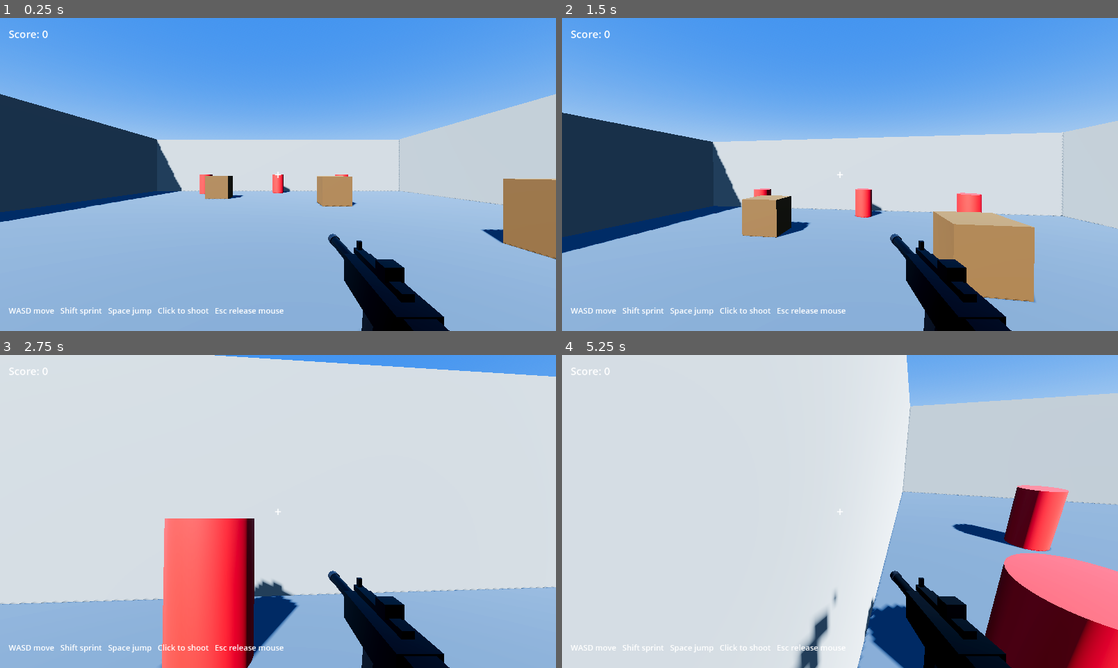
Above: before the commit, frames 1-4 (two rows, left to right).
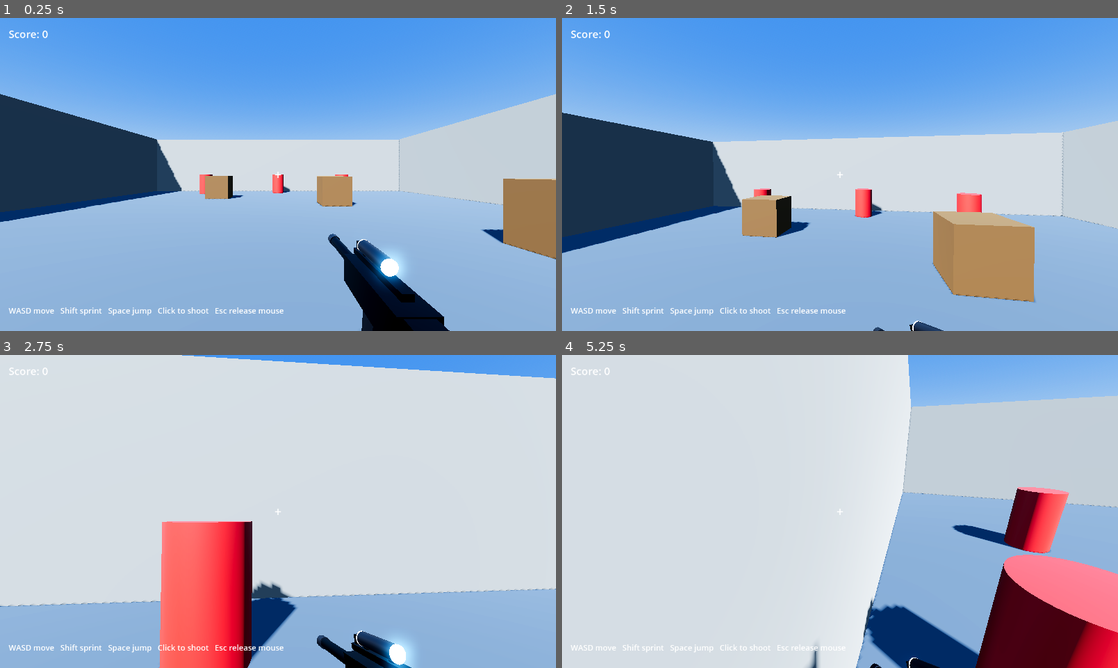
Above: after the commit, the same moments.

Repository: VekzYT/Claude_Enviroment
Game: Godot game, scene res://scenes/main.tscn
Two runs of this game, one before a commit and one after it. Both use one fixed random seed, a clock stepped at 60 frames per second and the inputs below.
Inputs (mouse positions are in pixels of both pictures, inside the frame that each line leads up to):
- Up to frame 1 (0.25 s): no input
- Up to frame 2 (1.5 s): tap Enter at 0.5, 1.25 s; move the mouse to (867, 174) at 0.52 s; hold W from 0.53 s (still down); tap R at 0.6, 1.35 s; click (867, 174) at 0.67 s; tap Space at 0.77 s; move the mouse to (812, 174) at 1.27 s; click (812, 174) at 1.42 s
- Up to frame 3 (2.75 s): keep holding W; tap Space at 1.52 s; tap Enter at 2 s; move the mouse to (289, 505) at 2.02 s; hold Shift from 2.03 s (still down); click (289, 505) at 2.17 s; tap R at 2.3 s
- Up to frame 4 (5.25 s): tap Enter at 2.75, 3.5, 4.25 s; move the mouse to (834, 517) at 2.77 s; release Shift at 2.78 s; tap R at 2.85, 3.6, 4.55, 5.1 s; click (834, 517) at 2.92 s; tap Space at 3.02, 3.77, 4.52 s; move the mouse to (878, 514) at 3.52 s; click (878, 514) at 3.67 s; tap Escape at 4.15 s; move the mouse to (673, 464) at 4.27 s; release W at 4.28 s; hold A 4.28-5.03 s; tap Shift at 4.35 s; click (673, 464) at 4.42 s; move the mouse to (845, 511) at 5.02 s; hold W from 5.03 s (still down); click (845, 511) at 5.17 s

The runs differ from the first frame. In frame 1, 0.7% of the frame differs, in the area x 64-73%, y 70-86%; in frame 2, 3.2%; in frame 3, 5.5%, in the area x 0-100%, y 0-100%; in frame 4, 5.1%.

Commit message:
Bump to Syfon v1.1: procedural movement/weapon animation, scope
Adds walk-cycle camera bob and strafe lean, mouse-lag weapon sway,
fire recoil kick, a full reload animation (magazine drops and
returns), and right-click aim-down-sights with FOV zoom. Gun model
gets a mounted scope (tube, mount rings, front/rear lens) in place of
the old rear iron sight.

Co-Authored-By: Claude Sonnet 5 <noreply@anthropic.com>
Claude-Session: https://claude.ai/code/session_01D76RNRXBpHUzTBpTHP1NBy

Diff:
--- a/game/project.godot
+++ b/game/project.godot
@@ -6,7 +6,7 @@
 
 [application]
 
-config/name="Syfon v1.0"
+config/name="Syfon v1.1"
 run/main_scene="res://scenes/main.tscn"
 config/features=PackedStringArray("4.3", "Forward Plus")
 
--- a/game/scenes/player.tscn
+++ b/game/scenes/player.tscn
@@ -44,6 +44,14 @@
 emission_enabled = true
 emission = Color(1, 0.8, 0.2, 1)
 emission_energy_multiplier = 8.0
+
+[sub_resource type="StandardMaterial3D" id="StdMat_lens"]
+albedo_color = Color(0.05, 0.22, 0.32, 1)
+metallic = 0.9
+roughness = 0.08
+emission_enabled = true
+emission = Color(0.2, 0.6, 0.85, 1)
+emission_energy_multiplier = 3.0
 
 [node name="Player" type="CharacterBody3D"]
 script = ExtResource("1_player")
@@ -96,17 +104,38 @@
 mesh = SubResource("BoxMesh_unit")
 surface_material_override/0 = SubResource("StdMat_gunmetal")
 
-[node name="RearSightHousing" type="MeshInstance3D" parent="Head/Camera3D/Gun"]
-position = Vector3(0, 0.09, 0.05)
-scale = Vector3(0.05, 0.04, 0.05)
+[node name="ScopeMountFront" type="MeshInstance3D" parent="Head/Camera3D/Gun"]
+position = Vector3(0, 0.083, -0.09)
+scale = Vector3(0.018, 0.026, 0.018)
 mesh = SubResource("BoxMesh_unit")
 surface_material_override/0 = SubResource("StdMat_gunmetal")
 
-[node name="SightLens" type="MeshInstance3D" parent="Head/Camera3D/Gun"]
-position = Vector3(0, 0.09, 0.025)
-scale = Vector3(0.012, 0.012, 0.012)
-mesh = SubResource("SphereMesh_unit")
-surface_material_override/0 = SubResource("StdMat_accent")
+[node name="ScopeMountRear" type="MeshInstance3D" parent="Head/Camera3D/Gun"]
+position = Vector3(0, 0.083, 0.03)
+scale = Vector3(0.018, 0.026, 0.018)
+mesh = SubResource("BoxMesh_unit")
+surface_material_override/0 = SubResource("StdMat_gunmetal")
+
+[node name="ScopeTube" type="MeshInstance3D" parent="Head/Camera3D/Gun"]
+position = Vector3(0, 0.1, -0.03)
+rotation_degrees = Vector3(-90, 0, 0)
+scale = Vector3(0.044, 0.16, 0.044)
+mesh = SubResource("CylinderMesh_unit")
+surface_material_override/0 = SubResource("StdMat_gunmetal_light")
+
+[node name="ScopeLensFront" type="MeshInstance3D" parent="Head/Camera3D/Gun"]
+position = Vector3(0, 0.1, -0.112)
+rotation_degrees = Vector3(-90, 0, 0)
+scale = Vector3(0.046, 0.006, 0.046)
+mesh = SubResource("CylinderMesh_unit")
+surface_material_override/0 = SubResource("StdMat_lens")
+
+[node name="ScopeLensRear" type="MeshInstance3D" parent="Head/Camera3D/Gun"]
+position = Vector3(0, 0.1, 0.052)
+rotation_degrees = Vector3(-90, 0, 0)
+scale = Vector3(0.046, 0.006, 0.046)
+mesh = SubResource("CylinderMesh_unit")
+surface_material_override/0 = SubResource("StdMat_lens")
 
 [node name="BarrelShroud" type="MeshInstance3D" parent="Head/Camera3D/Gun"]
 position = Vector3(0, 0, -0.32)
--- a/game/scripts/player.gd
+++ b/game/scripts/player.gd
@@ -6,24 +6,60 @@
 const MOUSE_SENSITIVITY := 0.0025
 const GRAVITY := 9.8
 
+const HIP_FOV := 75.0
+const AIM_FOV := 50.0
+const GUN_AIM_POSITION := Vector3(0.0, -0.19, -0.42)
+
+const BOB_FREQUENCY := 9.0
+const BOB_AMPLITUDE := 0.045
+const BOB_SIDE_AMPLITUDE := 0.03
+
+const RELOAD_DURATION := 1.6
+
 @onready var head: Node3D = $Head
 @onready var camera: Camera3D = $Head/Camera3D
+@onready var gun: Node3D = $Head/Camera3D/Gun
+@onready var magazine: MeshInstance3D = $Head/Camera3D/Gun/Magazine
 @onready var muzzle_flash: MeshInstance3D = $Head/Camera3D/Gun/MuzzleFlash
 @onready var ray: RayCast3D = $Head/Camera3D/RayCast3D
 
 var can_shoot := true
+var is_reloading := false
+var reload_progress := 1.0
+var reload_dip := Vector3.ZERO
+var reload_rot := Vector3.ZERO
+
+var camera_base_position: Vector3
+var gun_hip_position: Vector3
+var gun_hip_rotation: Vector3
+var magazine_base_position: Vector3
+
+var mouse_delta := Vector2.ZERO
+var sway_offset := Vector2.ZERO
+var bob_time := 0.0
+var bob_fade := 0.0
+var recoil_kick := 0.0
+var aim_blend := 0.0
 
 func _ready() -> void:
 	Input.set_mouse_mode(Input.MOUSE_MODE_CAPTURED)
+	camera_base_position = camera.position
+	gun_hip_position = gun.position
+	gun_hip_rotation = gun.rotation
+	magazine_base_position = magazine.position
 
 func _unhandled_input(event: InputEvent) -> void:
 	if event is InputEventMouseMotion and Input.get_mouse_mode() == Input.MOUSE_MODE_CAPTURED:
 		rotate_y(-event.relative.x * MOUSE_SENSITIVITY)
 		head.rotate_x(-event.relative.y * MOUSE_SENSITIVITY)
 		head.rotation.x = clamp(head.rotation.x, deg_to_rad(-89), deg_to_rad(89))
-
-	if event is InputEventKey and event.pressed and event.keycode == KEY_ESCAPE:
-		Input.set_mouse_mode(Input.MOUSE_MODE_VISIBLE)
+		mouse_delta += event.relative
+
+	if event is InputEventKey and event.pressed:
+		if event.keycode == KEY_ESCAPE:
+			Input.set_mouse_mode(Input.MOUSE_MODE_VISIBLE)
+		elif event.keycode == KEY_R and not is_reloading:
+			start_reload()
 
 	if event is InputEventMouseButton and event.pressed:
 		if event.button_index == MOUSE_BUTTON_LEFT:
@@ -62,17 +98,103 @@
 
 	move_and_slide()
 
+	var horizontal_speed := Vector2(velocity.x, velocity.z).length()
+	var moving := is_on_floor() and horizontal_speed > 0.3
+
+	update_view_bob(delta, moving, horizontal_speed, input_dir.x)
+	update_aim(delta)
+	update_reload(delta)
+	update_gun_transform(delta)
+
+	mouse_delta = Vector2.ZERO
+
+func update_view_bob(delta: float, moving: bool, horizontal_speed: float, strafe_axis: float) -> void:
+	if moving:
+		bob_time += delta * BOB_FREQUENCY * clamp(horizontal_speed / SPEED, 0.6, 1.6)
+		bob_fade = move_toward(bob_fade, 1.0, delta * 4.0)
+	else:
+		bob_fade = move_toward(bob_fade, 0.0, delta * 4.0)
+
+	var bob_offset := Vector3(
+		sin(bob_time * 0.5) * BOB_SIDE_AMPLITUDE,
+		abs(sin(bob_time)) * BOB_AMPLITUDE,
+		0.0
+	) * bob_fade
+
+	camera.position = camera_base_position + bob_offset
+	camera.rotation.z = lerp(camera.rotation.z, -strafe_axis * deg_to_rad(1.5), delta * 5.0)
+
+func update_aim(delta: float) -> void:
+	var aim_held := Input.is_mouse_button_pressed(MOUSE_BUTTON_RIGHT) and not is_reloading
+	aim_blend = move_toward(aim_blend, 1.0 if aim_held else 0.0, delta * 6.0)
+	camera.fov = lerp(HIP_FOV, AIM_FOV, aim_blend)
+
+func start_reload() -> void:
+	is_reloading = true
+	reload_progress = 0.0
+	can_shoot = false
+
+func update_reload(delta: float) -> void:
+	if is_reloading:
+		reload_progress = min(reload_progress + delta / RELOAD_DURATION, 1.0)
+		if reload_progress >= 1.0:
+			is_reloading = false
+			can_shoot = true
+
+	var t := clamp(reload_progress, 0.0, 1.0)
+	var reload_curve := sin(t * PI) if t < 1.0 else 0.0
+
+	var mag_drop := 0.0
+	if t < 0.5:
+		mag_drop = clamp(t * 2.0, 0.0, 1.0)
+	else:
+		mag_drop = clamp((1.0 - t) * 2.0, 0.0, 1.0)
+
+	magazine.position = magazine_base_position + Vector3(0, -mag_drop * 0.22, 0)
+
+	reload_dip = Vector3(0, -reload_curve * 0.22, reload_curve * 0.05)
+	reload_rot = Vector3(reload_curve * deg_to_rad(-25), reload_curve * deg_to_rad(15), 0)
+
+func update_gun_transform(delta: float) -> void:
+	recoil_kick = move_toward(recoil_kick, 0.0, delta * 6.0)
+
+	var sway_target := Vector2(-mouse_delta.x, -mouse_delta.y) * 0.0012
+	sway_offset = sway_offset.lerp(sway_target, delta * 8.0)
+	sway_offset = sway_offset.limit_length(0.05)
+
+	var gun_bob := Vector3(
+		sin(bob_time * 0.5) * 0.02,
+		abs(sin(bob_time)) * 0.025,
+		0.0
+	) * bob_fade
+
+	var recoil_pos := Vector3(0, 0, recoil_kick * 0.12)
+	var recoil_rot := Vector3(-recoil_kick * deg_to_rad(8), 0, 0)
+
+	var sway_scale := 1.0 - aim_blend * 0.7
+
+	var target_position := gun_hip_position.lerp(GUN_AIM_POSITION, aim_blend)
+	target_position += (Vector3(sway_offset.x, sway_offset.y, 0) + gun_bob + recoil_pos + reload_dip) * sway_scale
+
+	var target_rotation := gun_hip_rotation
+	target_rotation += (Vector3(sway_offset.y * 0.6, -sway_offset.x * 0.6, sway_offset.x * 0.4) + recoil_rot + reload_rot) * sway_scale
+
+	gun.position = target_position
+	gun.rotation = target_rotation
+
 func shoot() -> void:
-	if not can_shoot:
+	if not can_shoot or is_reloading:
 		return
 	can_shoot = false
+	recoil_kick = 1.0
 
 	muzzle_flash.visible = true
 	get_tree().create_timer(0.06).timeout.connect(func() -> void:
 		muzzle_flash.visible = false
 	)
 	get_tree().create_timer(0.15).timeout.connect(func() -> void:
-		can_shoot = true
+		if not is_reloading:
+			can_shoot = true
 	)
 
 	if ray.is_colliding():
Not shown: 1 places in game/scenes/player.tscn that only renumber resources
Not shown, changed: game/README.md
Not shown, changed: game/VERSION
